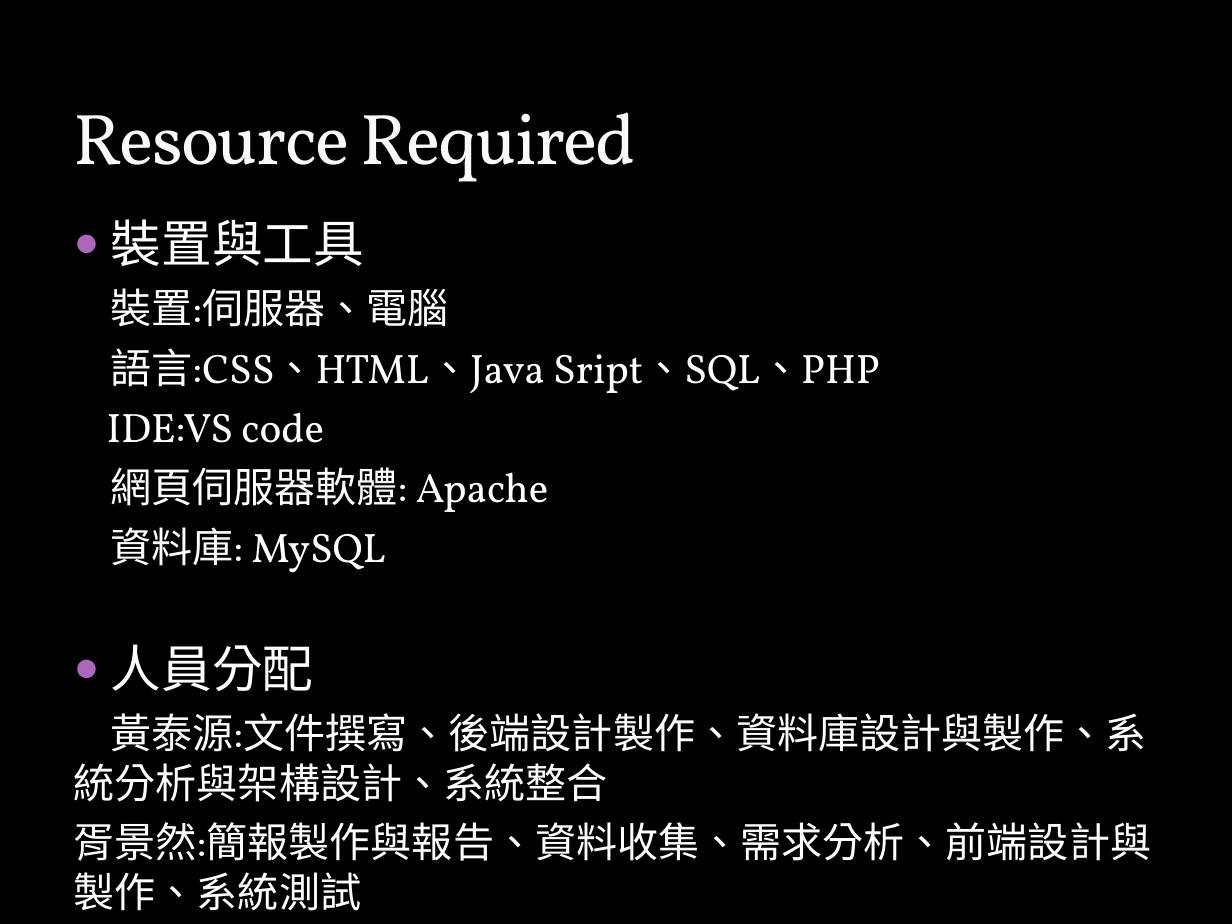
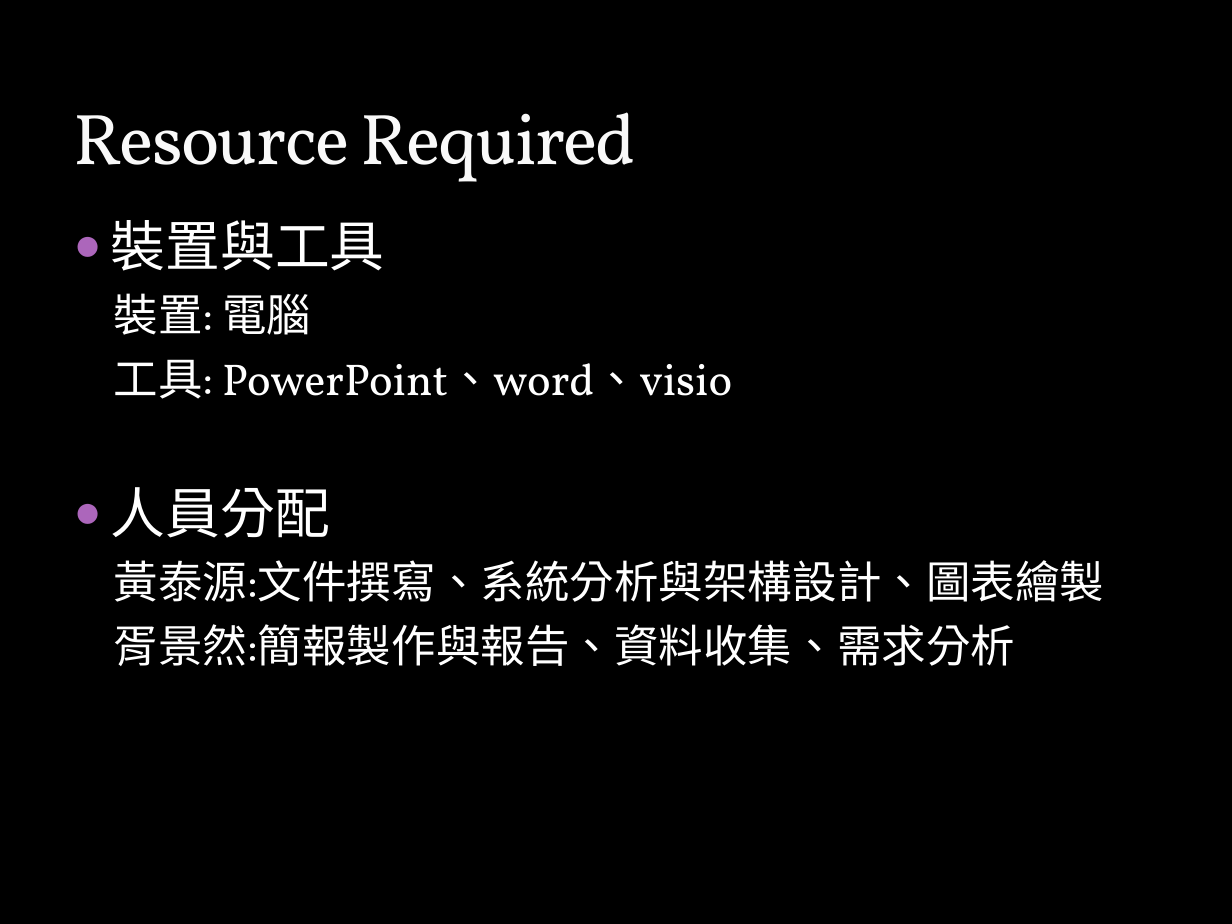
Before and after one commit to Banana-Huang/107_SE_Team11, a slide deck: slide 20 of team11_proposal.pptx (slide 17 before the commit). Drawn at 1232x924 pixels with LibreOffice and Linux fonts; fonts in the diff are those of the drawing; background and template pictures are left out. Boxes give left, top, right and bottom in pixels: in the first picture for what was removed or moved away, otherwise in the second. Text is boxed around its words. In the diff, an @@ line names an element or a change of style, - is before the commit and + after.

Commit message:
modify

```diff
--- a/team11_proposal.pptx
+++ b/team11_proposal.pptx
@@ text at (x1=111, y1=220, x2=385, y2=538): size 29.6 to 32 pt in "裝置與工具", "人員分配" @@
@@ text at (x1=114, y1=293, x2=732, y2=399): text changed; size 24.1 to 26 pt @@
-裝置:伺服器、電腦
-語言:CSS、HTML、Java Sript、SQL、PHP
-IDE:VS code
-網頁伺服器軟體: Apache
-資料庫: MySQL
+裝置: 電腦
+工具: PowerPoint、word、visio
@@ text at (x1=114, y1=560, x2=1105, y2=666): text changed; size 24.1 to 26 pt @@
-黃泰源:文件撰寫、後端設計製作、資料庫設計與製作、系統分析與架構設計、系統整合
-胥景然:簡報製作與報告、資料收集、需求分析、前端設計與製作、系統測試
+黃泰源:文件撰寫、系統分析與架構設計、圖表繪製
+胥景然:簡報製作與報告、資料收集、需求分析
```
Also in this commit, not shown: 10 other slides changed, 3 slides added.
